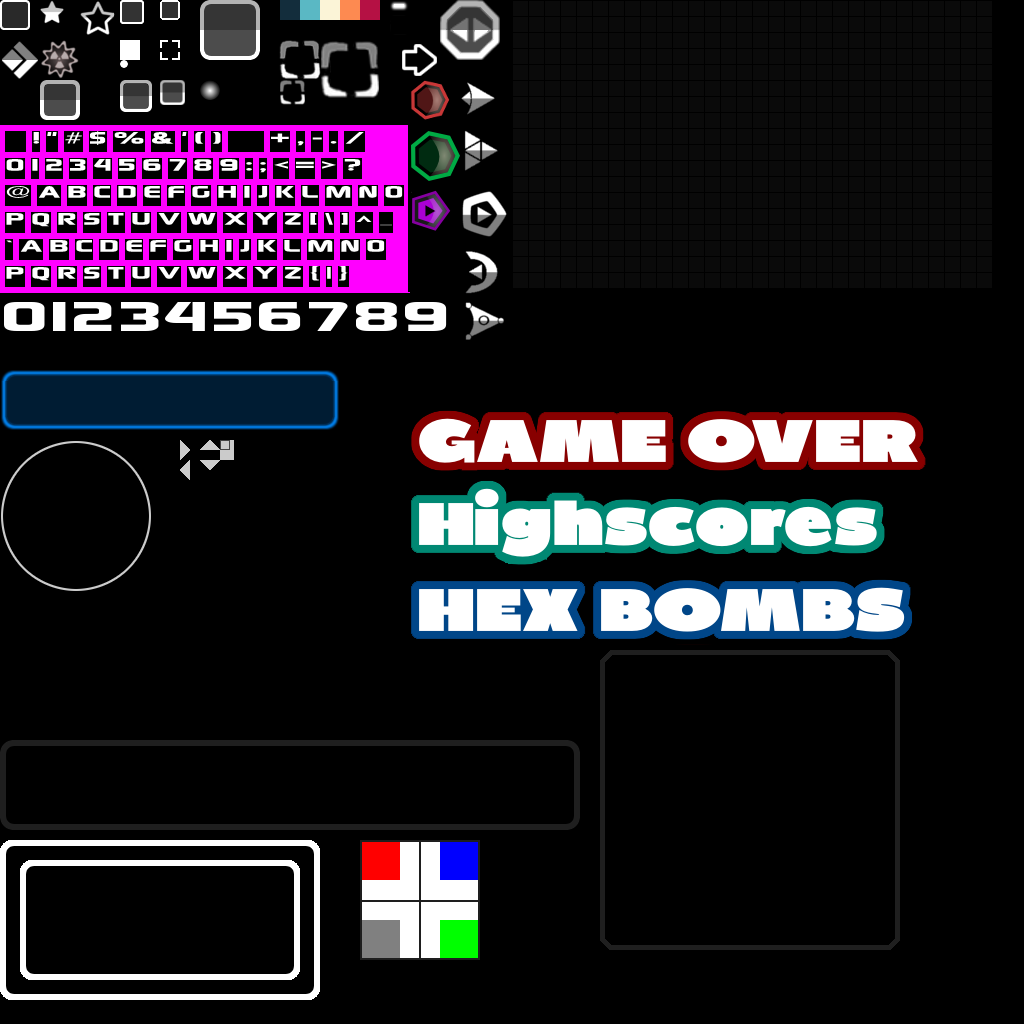
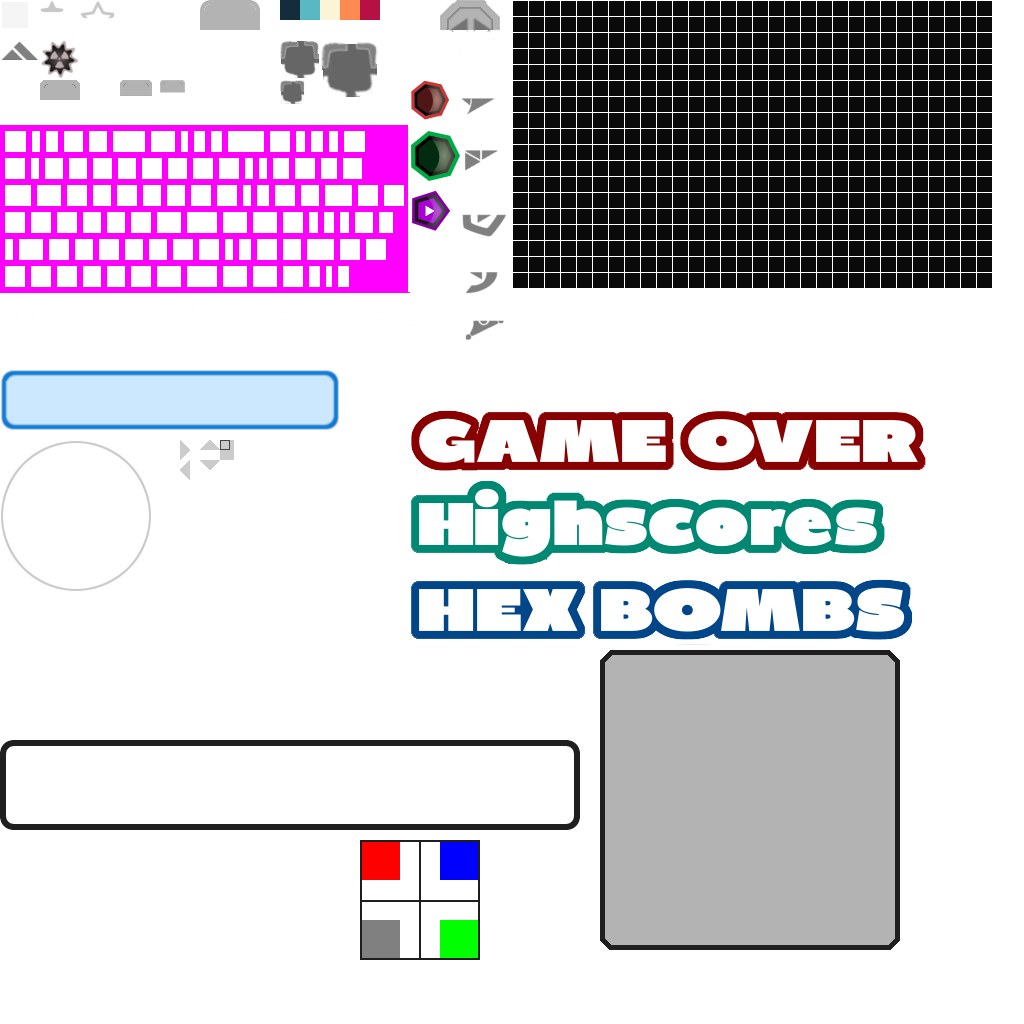
Revision of a layered w=1024, h=1024 image; what changed, layer by layer:
added layer "Ebene #12" above "Ebene #10" over 409, 0, 433, 8
hid "Ebene #7" over 0, 0, 1024, 1024
